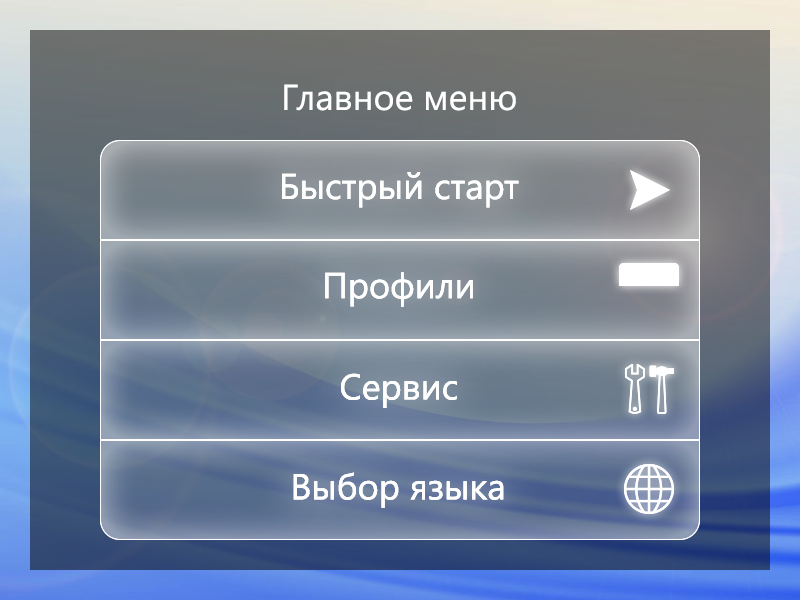
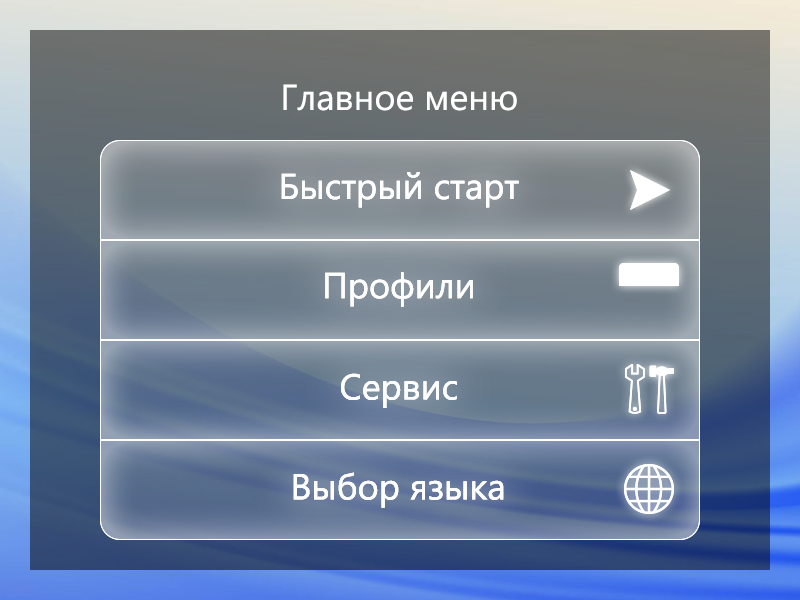
Two versions of the same layered image (800 × 600). Layer-by-layer changes:
painted on "Главное меню" over <box>283,84,517,111</box>
painted on "Быстрый старт" (1st of 2, in "Menu" › "Menu Items (pressed)" › "Menu Item 1") over <box>281,172,519,208</box>
painted on "Быстрый старт" (2nd of 2, in "Menu" › "Menu Items" › "Menu Item 1") over <box>281,172,519,208</box>
added layer "Background New" (1st of 2) above "Work Panel" over <box>0,0,800,600</box>
